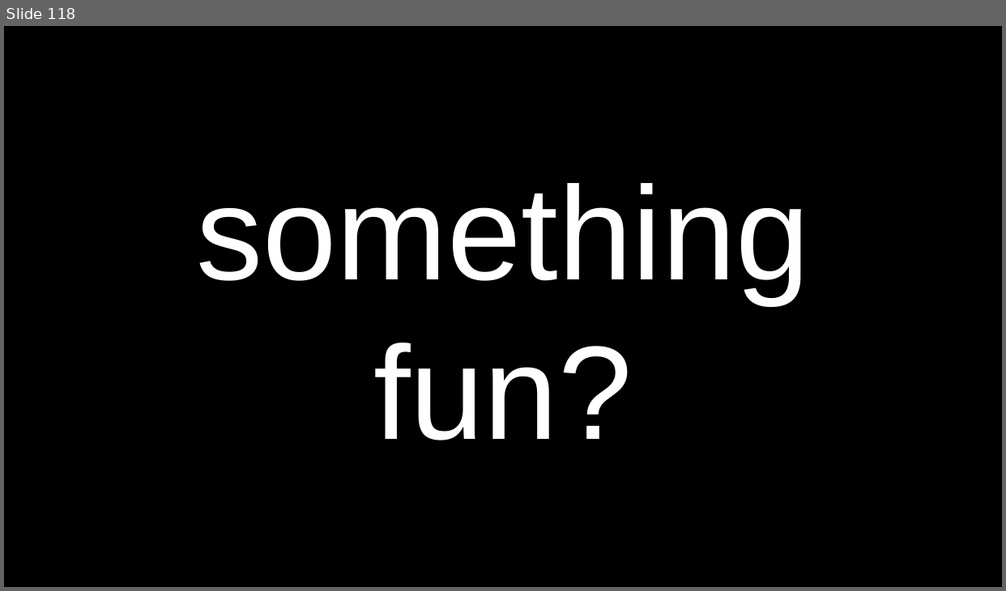
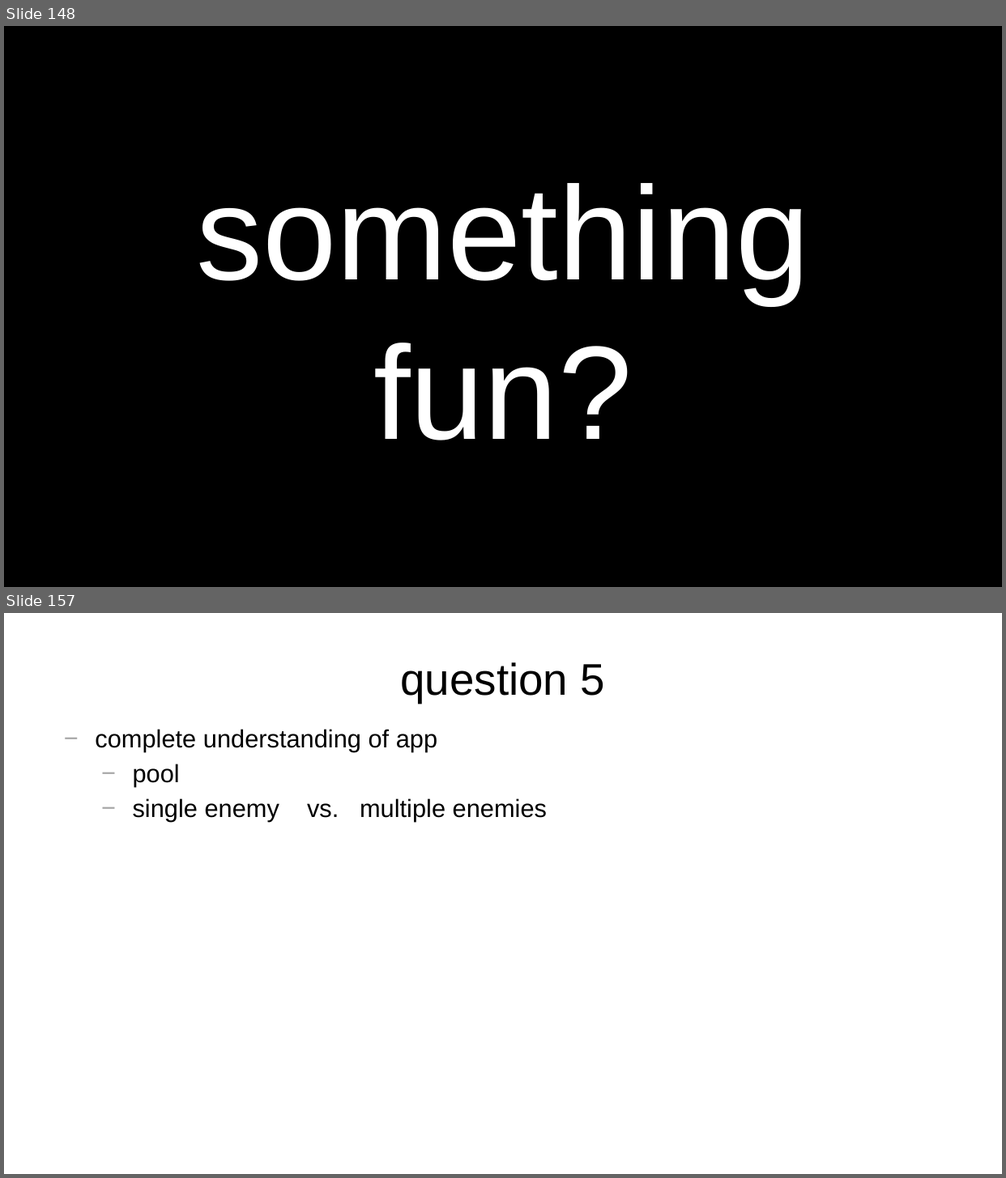
Before and after one commit to james-bern/CS136-SLIDES, a slide deck: WeekXX2.pptx. Shown one above the other, each under a label of ours: slide 118 before the commit, slides 148 and 157 after it; the slides between them are not shown. The pictures are 1006x591 and 1006x1178 pixels, drawn with LibreOffice and Linux fonts; fonts in the diff are those of the drawing. Boxes give left, top, right and bottom in pixels: in the first picture for what was removed or moved away, otherwise in the second. Text is boxed around its words. In the diff, an @@ line names an element or a change of style, - is before the commit and + after.

```diff
--- a/WeekXX2.pptx
+++ b/WeekXX2.pptx
@@ slide 157 added at [4, 613, 1002, 1174], background #FFFFFF @@
@@ title added at [401, 662, 605, 703], 32 pt, text #000000 @@
+question 5
@@ text added at [95, 729, 547, 822], 18 pt, text #000000 @@
+− complete understanding of app
+  − pool
+  − single enemy vs. multiple enemies
@@ what was slide 118 is now slide 148 @@
```
Also in this commit, not shown: 43 other slides added.
